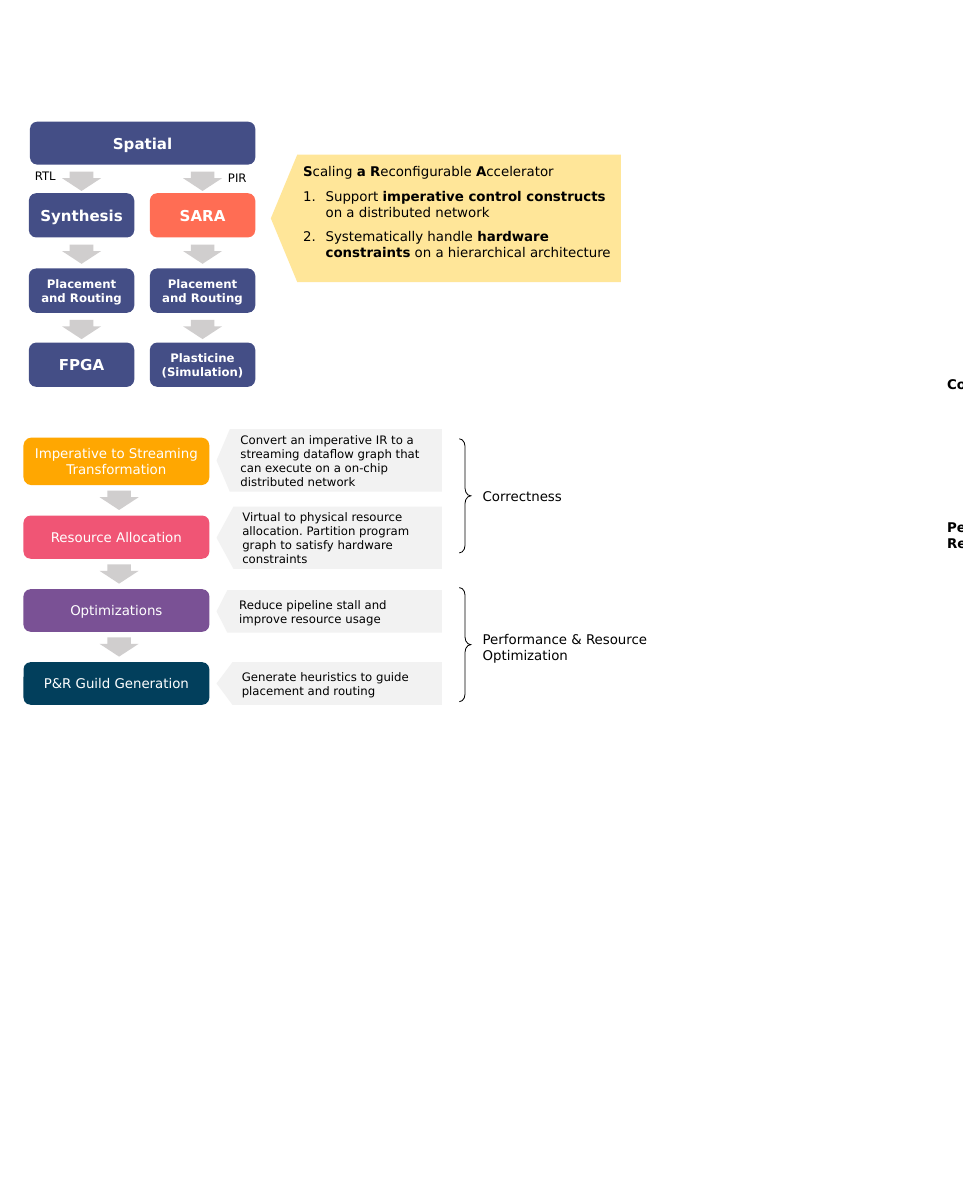
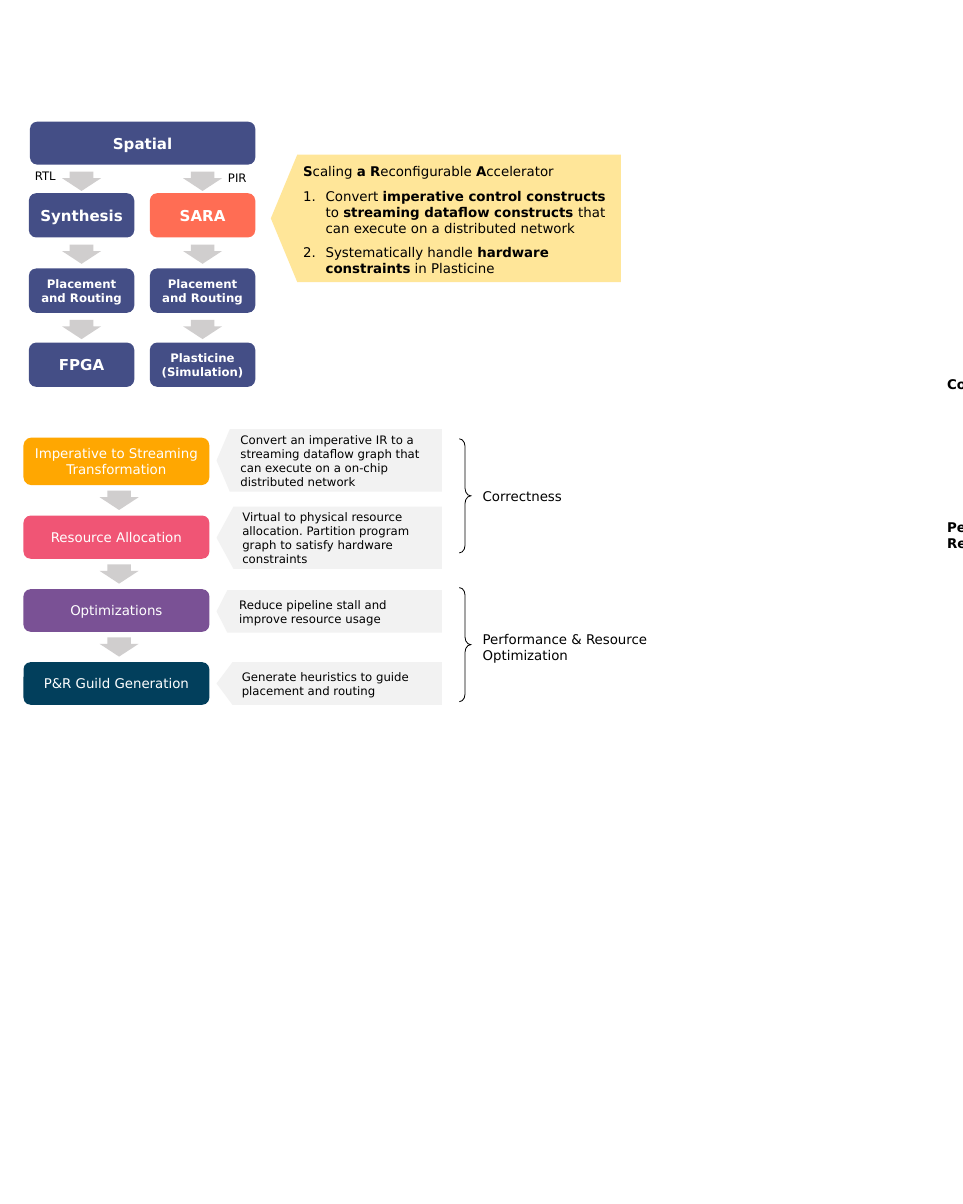
Before and after one commit to yaqiz01/dissertation, a slide deck: slide 9 of figs/figs.pptx. Drawn at 963x1204 pixels with LibreOffice and Linux fonts; fonts in the diff are those of the drawing. Boxes give left, top, right and bottom in pixels: in the first picture for what was removed or moved away, otherwise in the second. Text is boxed around its words. In the diff, an @@ line names an element or a change of style, - is before the commit and + after.

```diff
--- a/figs/figs.pptx
+++ b/figs/figs.pptx
@@ text at [326,191,605,274]: text changed @@
-1. Support imperative control constructs on a distributed network
-2. Systematically handle hardware constraints on a hierarchical architecture
+1. Convert imperative control constructs to streaming dataflow constructs that can execute on a distributed network
+2. Systematically handle hardware constraints in Plasticine
```
Also in this commit, not shown: 2 other slides changed, 1 slide added, 9 other files.
